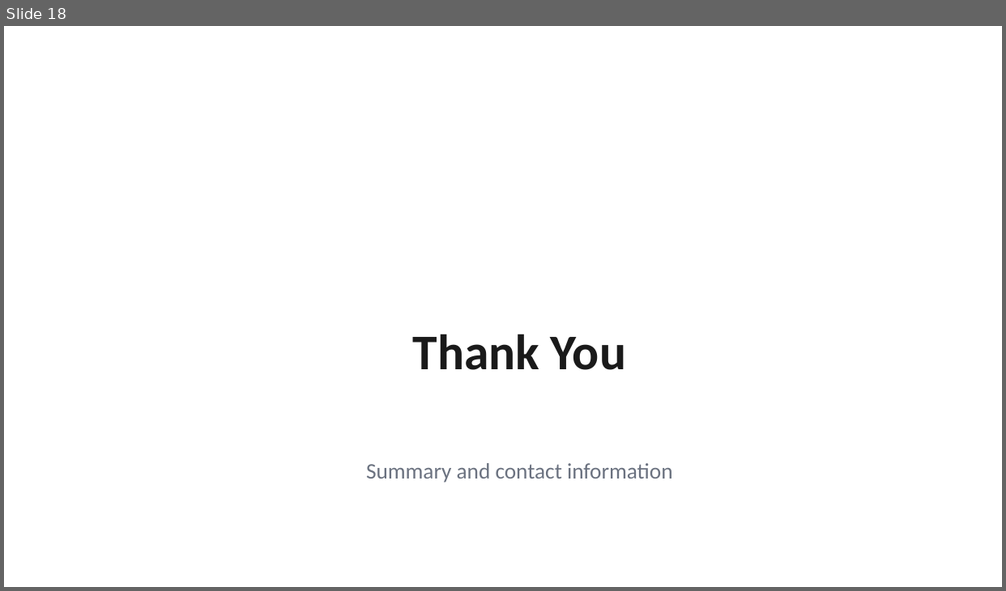
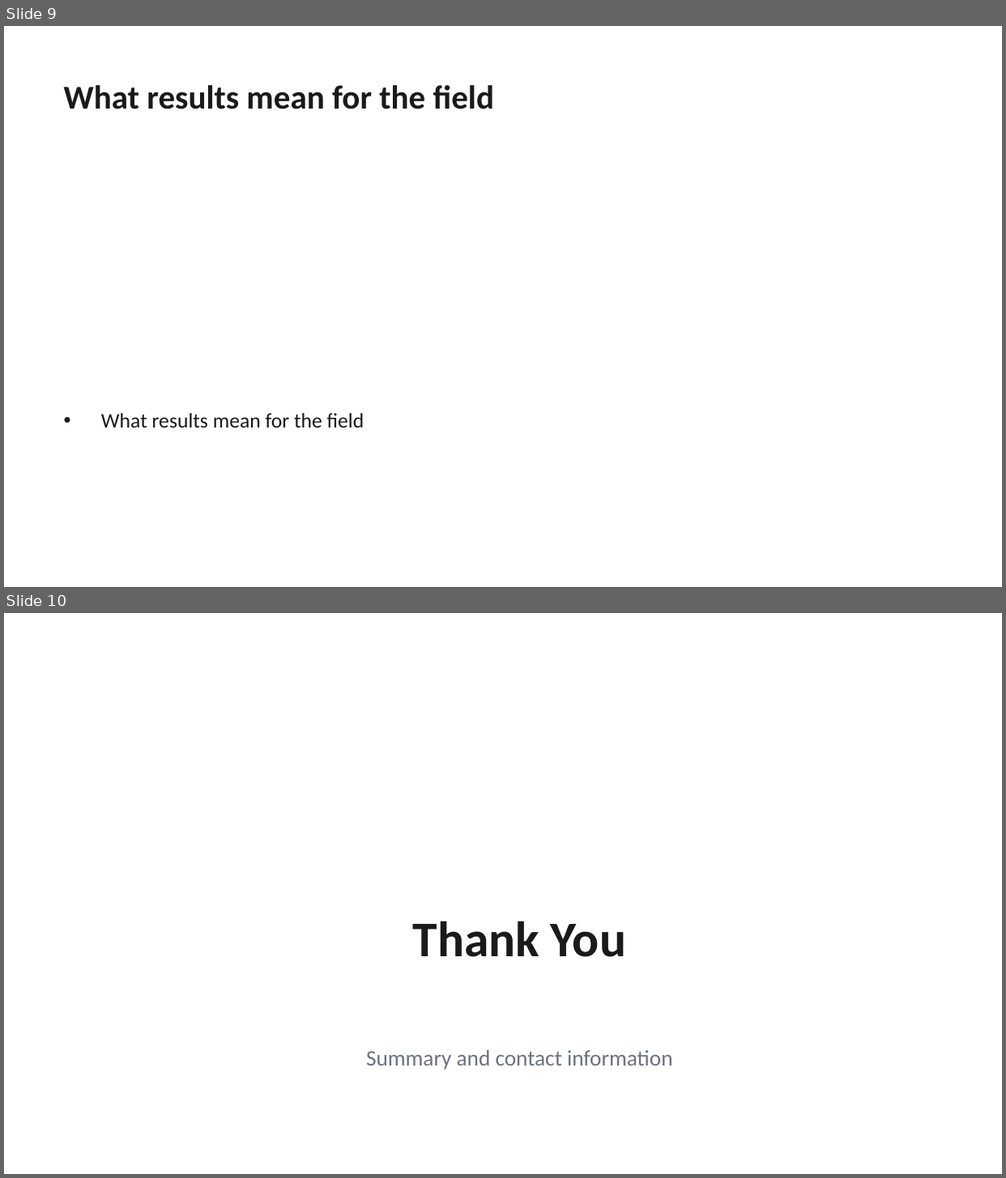
Before and after one commit to AdamYin007/Presentation-OS, a slide deck: examples/business-review/output.pptx. Shown one above the other, each under a label of ours: slide 18 before the commit, slides 9 and 10 after it. The pictures are 1006x591 and 1006x1178 pixels, drawn with LibreOffice and Linux fonts; fonts in the diff are those of the drawing. Boxes give left, top, right and bottom in pixels: in the first picture for what was removed or moved away, otherwise in the second. Text is boxed around its words. In the diff, an @@ line names an element or a change of style, - is before the commit and + after.

```diff
--- a/examples/business-review/output.pptx
+++ b/examples/business-review/output.pptx
@@ slide 9 added at <box>4,26,1002,587</box>, background #FFFFFF @@
@@ text added at <box>64,85,495,109</box>, 24 pt, text #1A1A1A, bold @@
+What results mean for the field
@@ text added at <box>101,413,364,428</box>, 15 pt, text #1A1A1A @@
+• What results mean for the field
@@ what was slide 18 is now slide 10 @@
```
Also in this commit, not shown: 8 other slides added, 17 slides removed, 12 other files.
